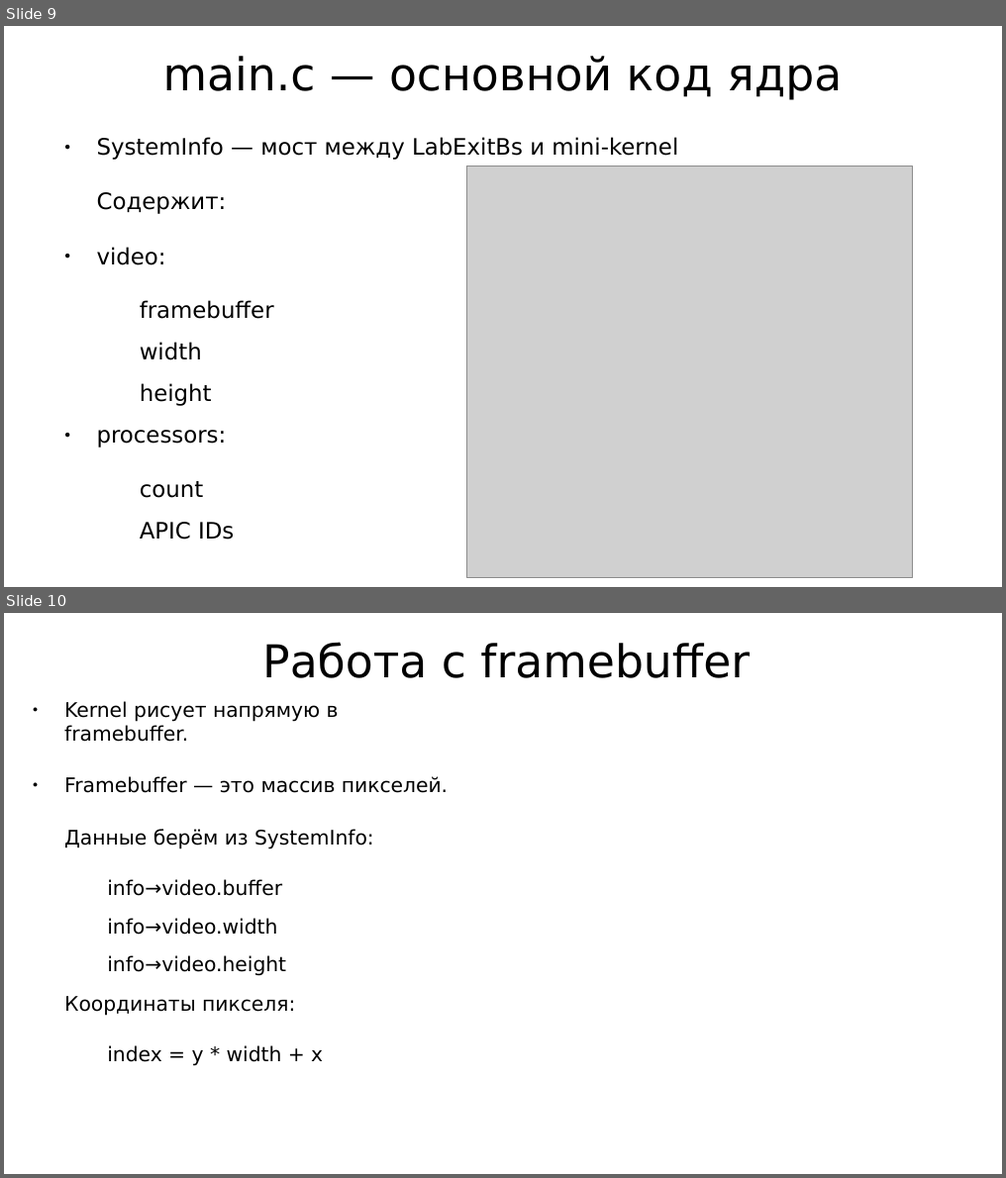
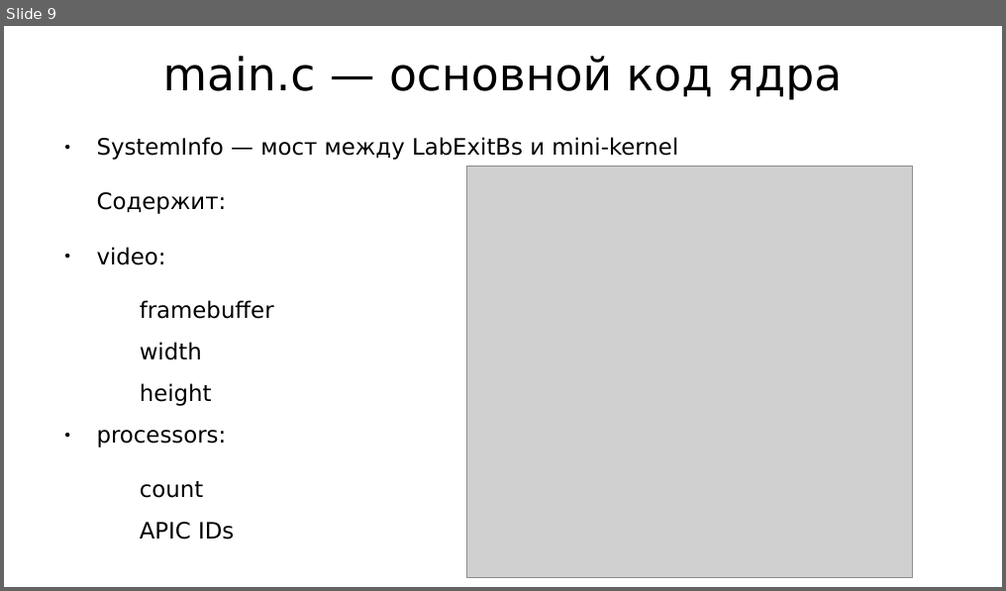
Before and after one commit to Inr1xz/uefi-bootloader, a slide deck: edk2/MySuperPkg/Presentstion.odp. Shown one above the other, each under a label of ours: slides 9 and 10 before the commit, slide 9 after it. The pictures are 1006x1178 and 1006x591 pixels, drawn with LibreOffice and Linux fonts; fonts in the diff are those of the drawing; grey boxes stand for pictures. Boxes give left, top, right and bottom in pixels: in the first picture for what was removed or moved away, otherwise in the second. Text is boxed around its words. In the diff, an @@ line names an element or a change of style, - is before the commit and + after.

```diff
--- a/edk2/MySuperPkg/Presentstion.odp
+++ b/edk2/MySuperPkg/Presentstion.odp
@@ slide 10 removed at [4, 613, 1002, 1174], background #FFFFFF @@
@@ title removed at [262, 642, 749, 678] @@
-Работа с framebuffer
@@ text removed at [64, 701, 448, 1066] @@
-● Kernel рисует напрямую в framebuffer.
-● Framebuffer — это массив пикселей.
-Данные берём из SystemInfo:
-  info→video.buffer
-  info→video.width
-  info→video.height
-Координаты пикселя:
-  index = y * width + x
```
Also in this commit, not shown: 3 slides changed, 8 slides added, 1 other file.
